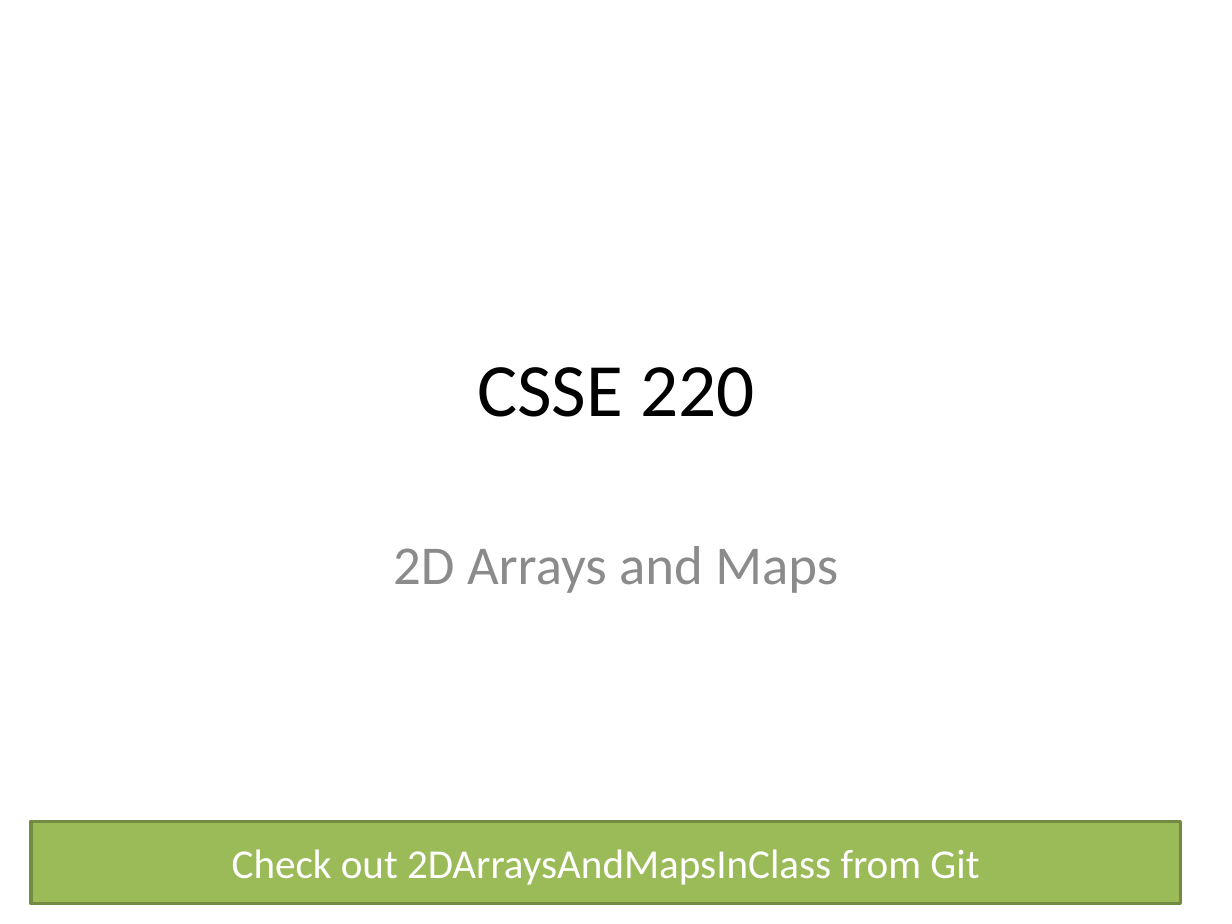
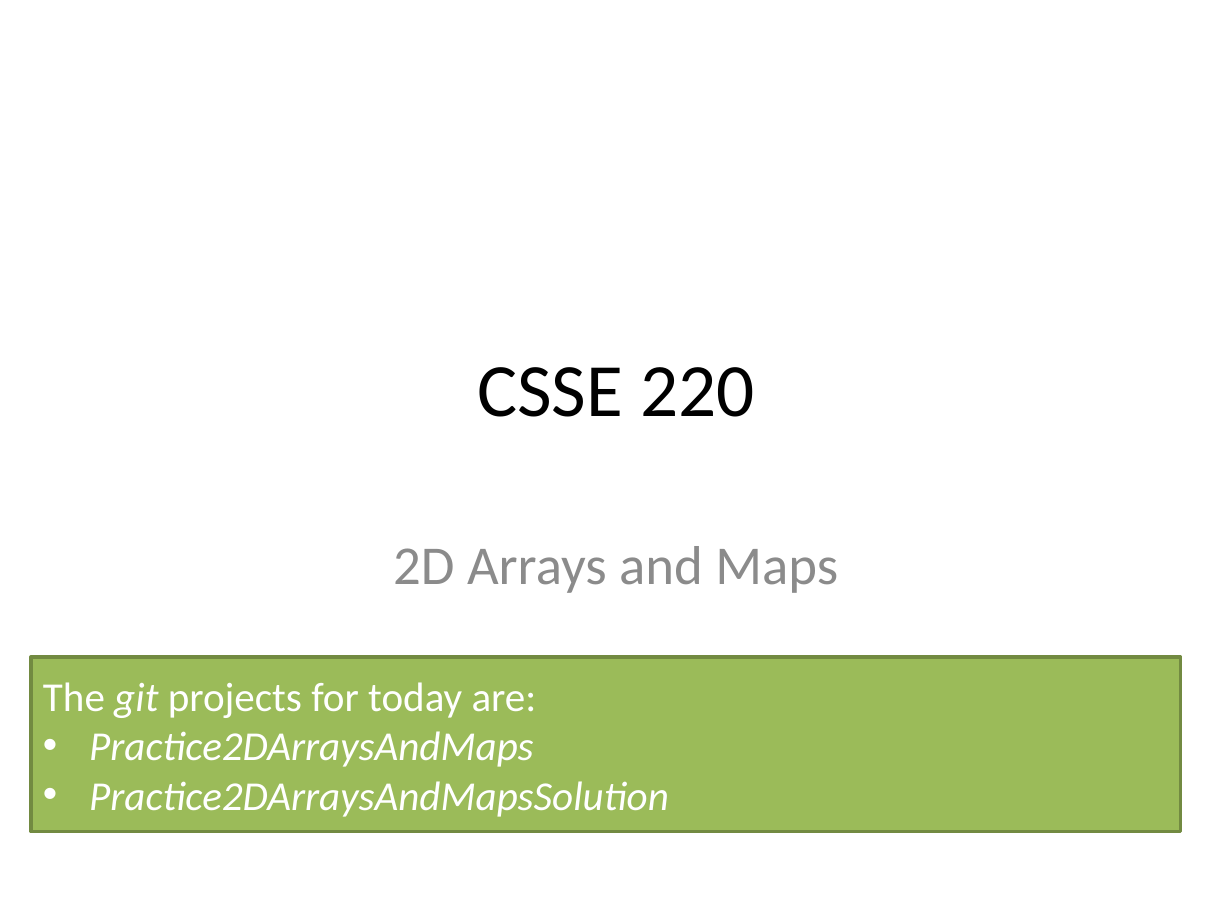
Before and after one commit to RHIT-CSSE/csse220, a slide deck: slide 1 of ClassMaterials/2DArraysAndMaps/Slides/2D Arrays and Maps.pptx. Drawn at 1232x924 pixels with LibreOffice and Linux fonts; fonts in the diff are those of the drawing. Boxes give left, top, right and bottom in pixels: in the first picture for what was removed or moved away, otherwise in the second. Text is boxed around its words. In the diff, an @@ line names an element or a change of style, - is before the commit and + after.

```diff
--- a/ClassMaterials/2DArraysAndMaps/Slides/2D Arrays and Maps.pptx
+++ b/ClassMaterials/2DArraysAndMaps/Slides/2D Arrays and Maps.pptx
@@ rectangle "The git projects for today ...": place and size @@
-rectangle "The git projects for today ..." at [31,822,1180,904]
+rectangle "The git projects for today ..." at [31,657,1180,832]
@@ text in rectangle at [43,682,669,817]: text changed; italic on @@
-Check out 2DArraysAndMapsInClass from Git
+The git projects for today are:
+• Practice2DArraysAndMaps
+• Practice2DArraysAndMapsSolution
```
Also in this commit, not shown: 18 other files.
